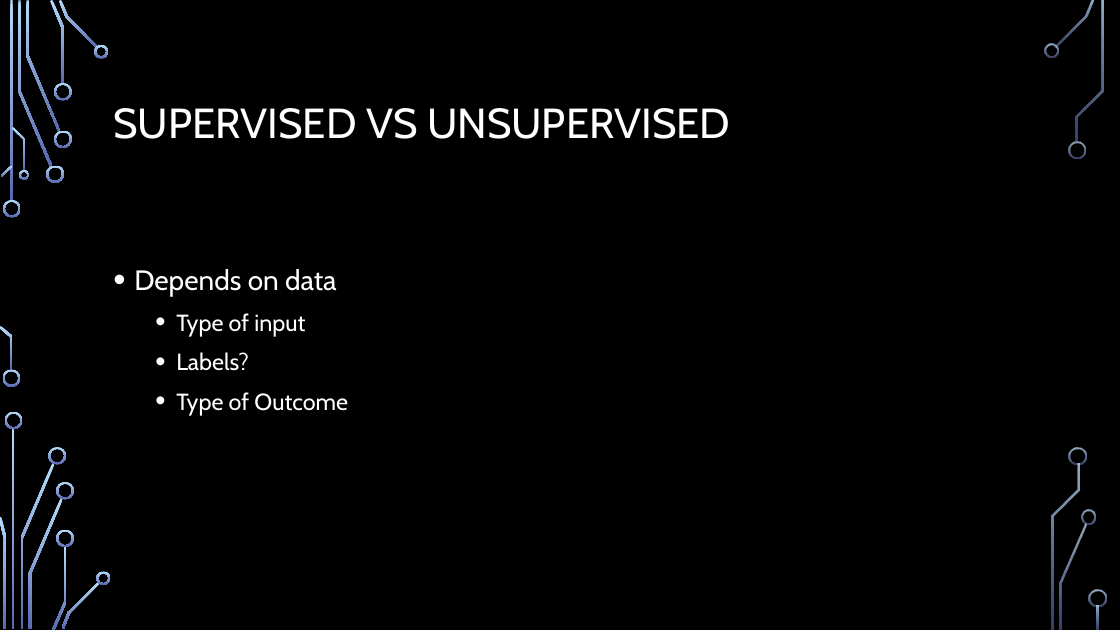
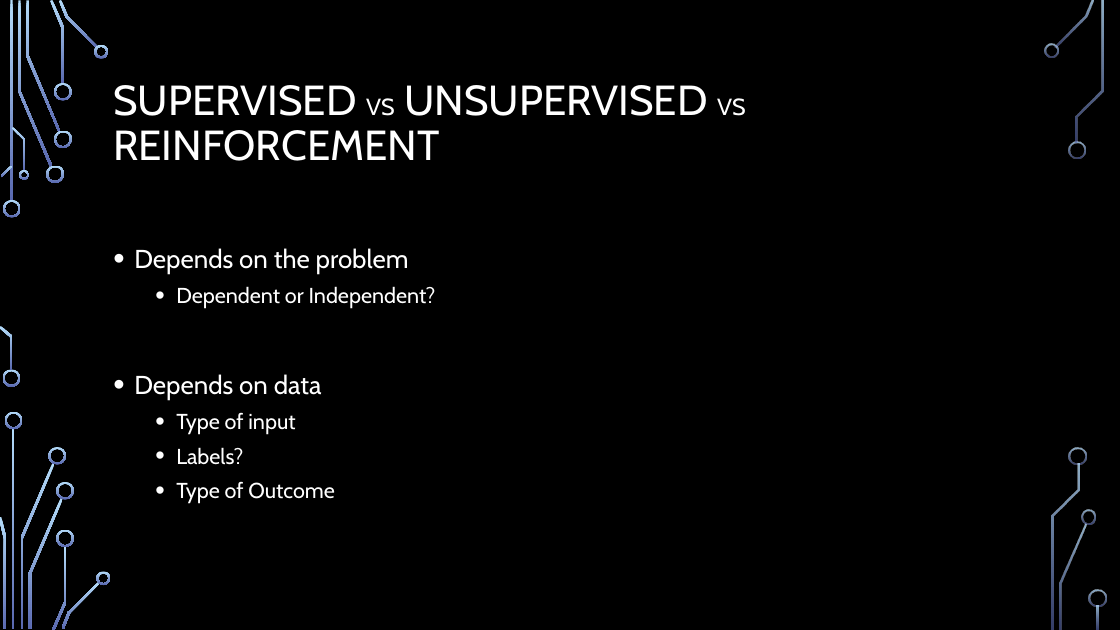
Before and after one commit to georgeaschiopu/MachineLearningMadeEasy, a slide deck: slide 9 of Machine Learning for Beginners.pptx (slide 7 before the commit). Drawn at 1120x630 pixels with LibreOffice and Linux fonts; fonts in the diff are those of the drawing; background and template pictures are left out. Boxes give left, top, right and bottom in pixels: in the first picture for what was removed or moved away, otherwise in the second. Text is boxed around its words. In the diff, an @@ line names an element or a change of style, - is before the commit and + after.

```diff
--- a/Machine Learning for Beginners.pptx
+++ b/Machine Learning for Beginners.pptx
@@ title at (113,85,746,161): text changed @@
-SUPERVISED VS UNSUPERVISED
+SUPERVISED VS UNSUPERVISED VS REINFORCEMENT
@@ text "Depends on the problem": place and size @@
-text "Depends on the problem" at (134,269,348,416)
+text "Depends on the problem" at (134,248,436,504)
@@ text at (134,248,436,309): paragraphs added @@
+• Depends on the problem
+  • Dependent or Independent?
@@ text at (134,374,334,504): size 24 to 22.2 pt in "Depends on data"; size 20 to 18.5 pt in "Type of input", "Labels?", "Type of Outcome"; line spacing 1.2 to 1.1 @@
```
Also in this commit, not shown: 4 other slides changed, 3 slides added, 2 other files.
